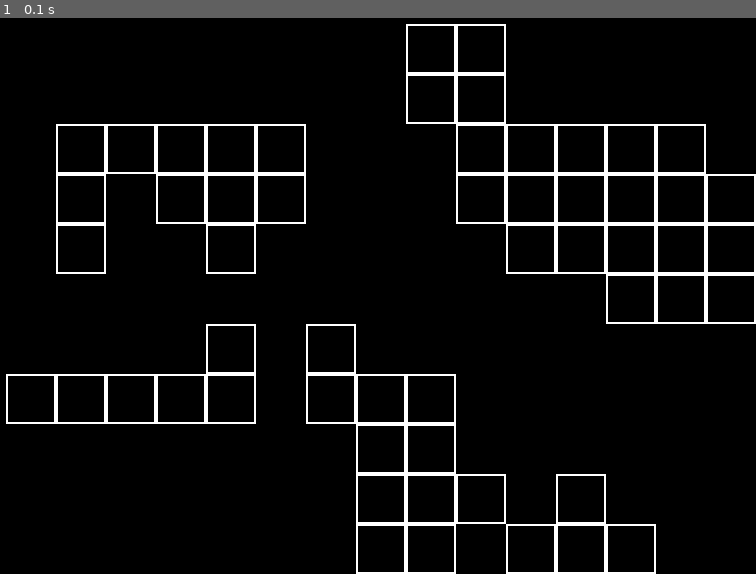
Above: before the commit, frame 1.
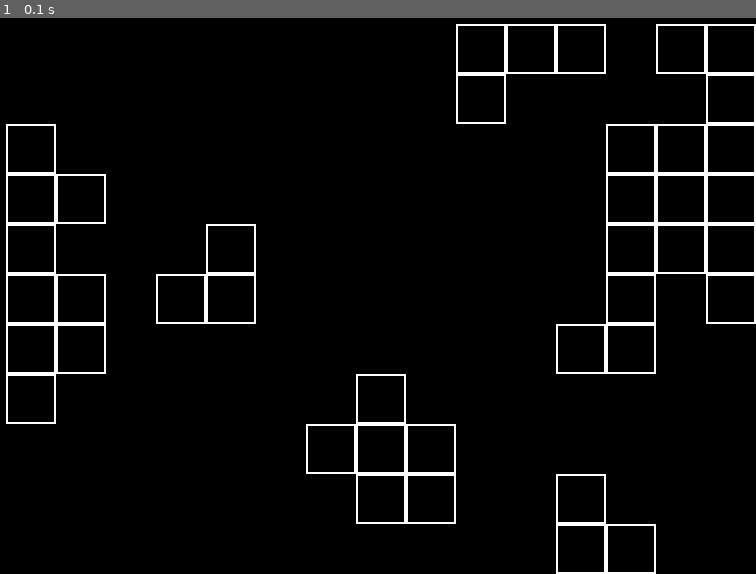
Above: after the commit, the same moment.

Repository: Pahtll/PyGameProjectDec2023
Game: pygame game, started from main.py
Two runs of this game, one before a commit and one after it. Both use one fixed random seed, a clock stepped at 60 frames per second and the inputs below.
Inputs:
- Up to frame 1 (0.1 s): no input

The runs differ from the first frame. In frame 1, 4.6% of the frame differs, in the area x 0-100%, y 1-100%.

Commit message:
Небольшая обновка

Diff:
--- a/field.py
+++ b/field.py
@@ -15,10 +15,12 @@
         pg.draw.rect(screen, (255, 255, 255), pg.Rect(*self.coordinates, 50, 50), 2)
 
 
-def generate(screen):
+def generate(countOfStructures, countOfBoxes, screen):
     """Генерация случайного поля, которое состоит из случайного количества структур.
-    Каждая структура состоит из случайного количества коробок, стоящих рядом"""
-    countOfStructures = random.randint(10, 15)
+    Каждая структура состоит из случайного количества коробок, стоящих рядом.
+    countOfStructures - отвечает за примерное количество структур
+    countOfBoxes - отвечает за примерное количество коробок """
+
     listOfAllBoxes = set()
 
     # Первый цикл отвечает за количество структур
@@ -28,7 +30,6 @@
         box = Box((x, y))
         listOfAllBoxes.add((x, y))
         box.add(screen)
-        countOfBoxes = random.randint(5, 10)
 
         # Второй за количество коробок в структуре
         for _ in range(countOfBoxes - 1):
--- a/main.py
+++ b/main.py
@@ -1,6 +1,7 @@
 import pygame as pg
 import tank
 import field
+import random
 
 pg.init()
 
@@ -10,7 +11,7 @@
 screen = pg.display.set_mode((WIDTH, HEIGHT))
 pg.display.set_caption('Чечня 1994')
 screen.fill((0, 0, 0))
-field.generate(screen)
+field.generate(random.randint(10, 15), random.randint(5, 10), screen)
 running = True
 while running:
     for event in pg.event.get():
